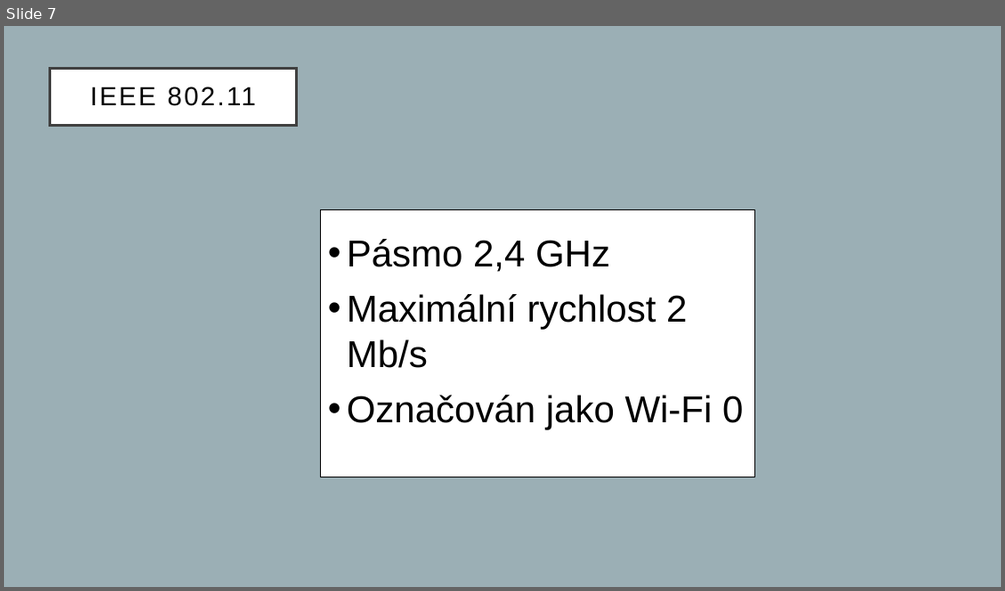
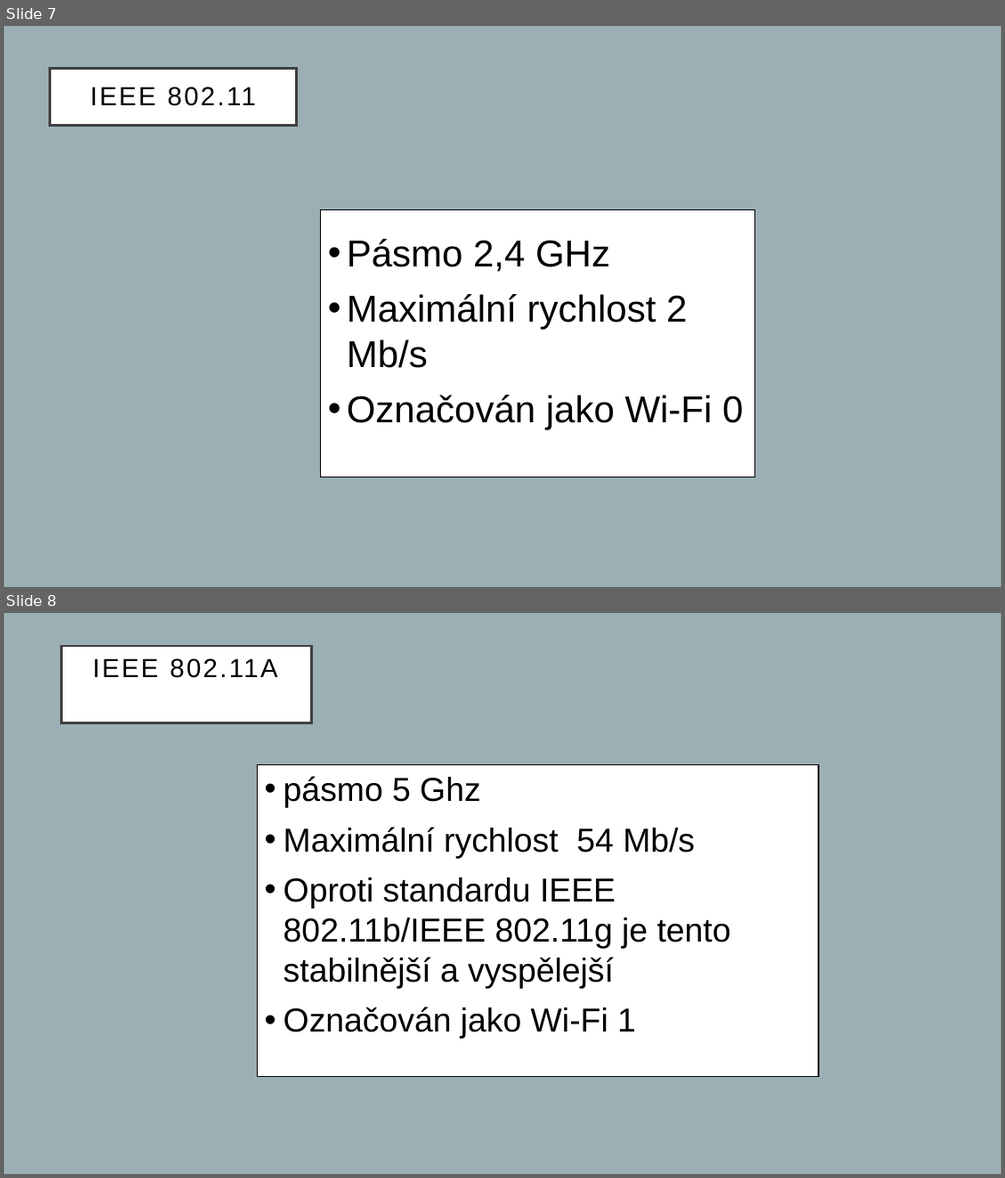
Before and after one commit to proch4zkov4/prezentace-wifi, a slide deck: prochazkova.pptx. Shown one above the other, each under a label of ours: slide 7 before the commit, slides 7 and 8 after it. The pictures are 1005x591 and 1005x1178 pixels, drawn with LibreOffice and Linux fonts; fonts in the diff are those of the drawing. Boxes give left, top, right and bottom in pixels: in the first picture for what was removed or moved away, otherwise in the second. Text is boxed around its words. In the diff, an @@ line names an element or a change of style, - is before the commit and + after.

```diff
--- a/prochazkova.pptx
+++ b/prochazkova.pptx
@@ slide 8 added at (x1=4, y1=613, x2=1001, y2=1174), background #9BAFB5 @@
@@ title added at (x1=62, y1=646, x2=311, y2=723), fill #FFFFFF, outline #404040 2.5 pt, 25.2 pt, text #000000 @@
+IEEE 802.11A
@@ rectangle added at (x1=257, y1=765, x2=818, y2=1077), fill #FFFFFF, outline #000000 1 pt @@
@@ text added at (x1=283, y1=776, x2=731, y2=1038), 32 pt, text #000000 @@
+• pásmo 5 Ghz
+• Maximální rychlost 54 Mb/s
+• Oproti standardu IEEE 802.11b/IEEE 802.11g je tento stabilnější a vyspělejší
+• Označován jako Wi-Fi 1
```
Also in this commit, not shown: 2 slides changed, 3 other slides added, 8 slides removed.
